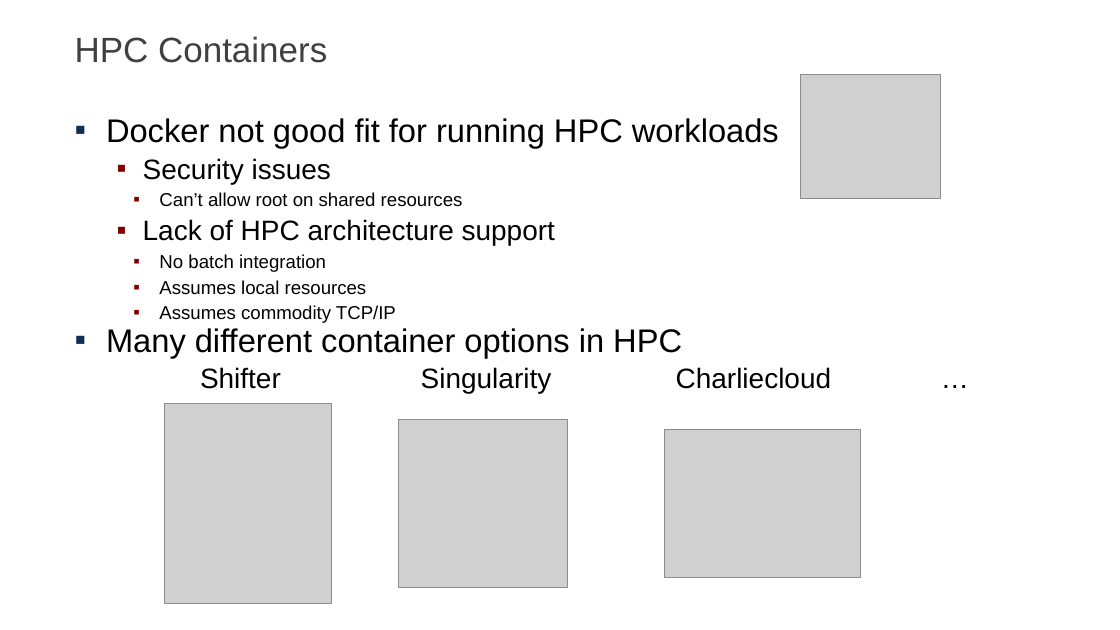
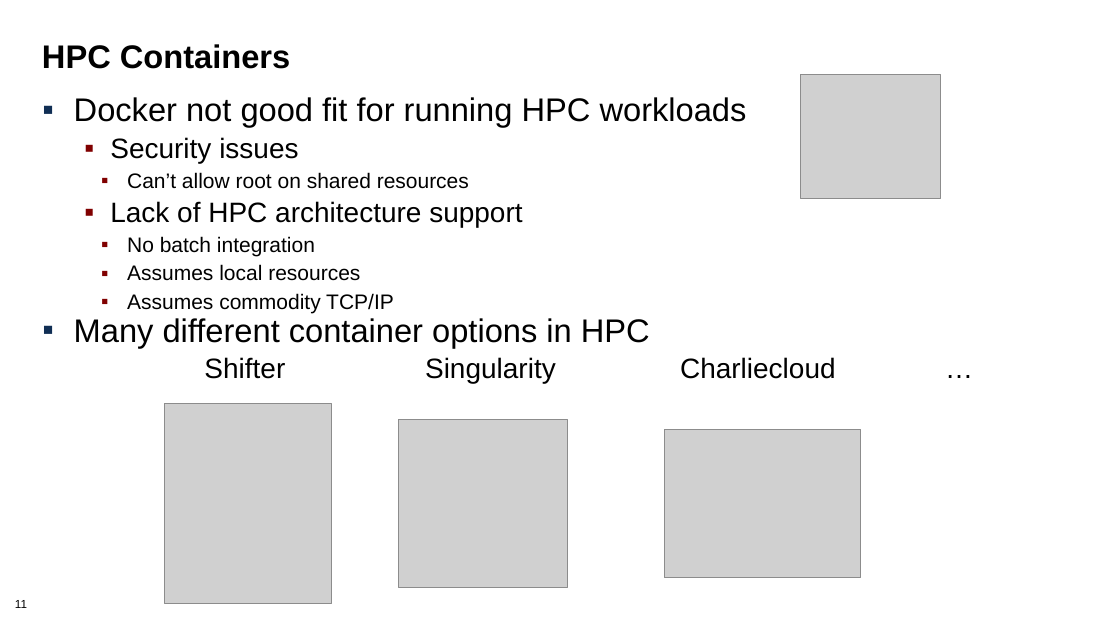
Before and after one commit to supercontainers/isc-tutorial, a slide deck: slide 11 of slides/isc19_intro_to_containers_ajy.pptx. Drawn at 1120x630 pixels with LibreOffice and Linux fonts; fonts in the diff are those of the drawing; grey boxes stand for pictures; background and template pictures are left out. Boxes give left, top, right and bottom in pixels: in the first picture for what was removed or moved away, otherwise in the second. Text is boxed around its words. In the diff, an @@ line names an element or a change of style, - is before the commit and + after.

```diff
--- a/slides/isc19_intro_to_containers_ajy.pptx
+++ b/slides/isc19_intro_to_containers_ajy.pptx
@@ title "HPC Containers": place and size @@
-title "HPC Containers" at bbox=[75, 36, 327, 63]
+title "HPC Containers" at bbox=[42, 44, 290, 69]
@@ title "HPC Containers" at bbox=[42, 44, 290, 69]: size 30 to 28 pt, text colour #404040 to #000000, bold on; line spacing 0.9 to 0.85; vertical alignment bottom to top @@
@@ text "Docker not good fit for ...": place and size @@
-text "Docker not good fit for ..." at bbox=[106, 118, 832, 394]
+text "Docker not good fit for ..." at bbox=[74, 97, 836, 384]
@@ text at bbox=[127, 172, 469, 313]: size 16 to 18 pt in "Can’t allow root on shared resources", "No batch integration", "Assumes local resources", "Assumes commodity TCP/IP" @@
@@ page number added at bbox=[15, 600, 27, 608], 10 pt, text #000000 @@
+11
```
Also in this commit, not shown: 13 other slides changed, 1 slide added, 1 slide removed, 1 other file.
